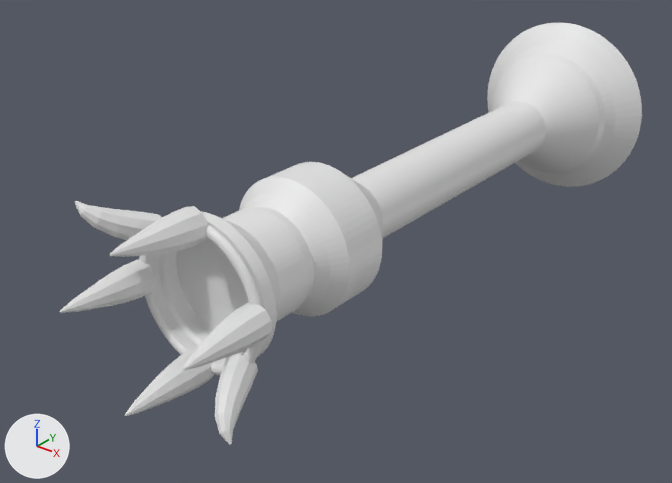
Two versions of the OBJ model landstalker/data/proxies/brazier_59_1.obj, one commit apart.
One viewpoint serves both versions: a camera (50 mm lens) standing at (515.5, -109.6, 488.4) and looking at (469.7, -52.5, 453.0). Every picture has the same lights, and +X, +Y and +Z are marked at lower left. The picture after the commit comes second. Where no turn or scale is listed for an object, it has been applied to the vertices.

The first picture shows 'brazier_59_1'.
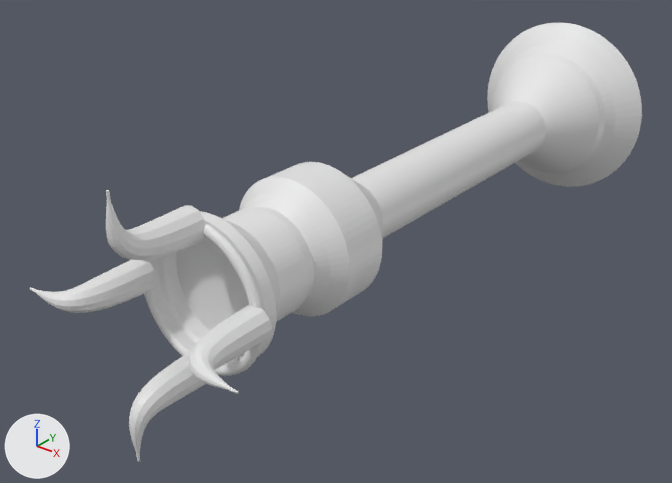
What differs and where, as boxes [x1, y1, x2, y2] in the pictures (672 x 483 px):
```json
{"object": "brazier_59_1", "change": "reshaped", "before": [60, 22, 642, 445], "after": [30, 22, 642, 462]}
{"part": 1, "of": "me_brazier_59_1", "change": "rebuilt", "before": [182, 303, 272, 370], "after": [189, 305, 272, 394], "on screen": "8% narrower, 32% taller"}
{"part": 2, "of": "me_brazier_59_1", "change": "rebuilt", "before": [60, 260, 157, 313], "after": [30, 260, 157, 313], "on screen": "31% wider"}
{"part": 3, "of": "me_brazier_59_1", "change": "rebuilt", "before": [125, 348, 214, 416], "after": [129, 352, 206, 462]}
{"part": 4, "of": "me_brazier_59_1", "change": "deleted", "before": [215, 355, 258, 445]}
{"part": 5, "of": "me_brazier_59_1", "change": "reshaped", "before": [74, 201, 208, 257], "after": [106, 190, 205, 260]}
```

Edits to the scene script, one JSON object a line:
```json
{"block": "me_brazier_59_1", "where": "# used by ob_brazier_59_1; location = (0.0, 0.0, 0.0)"}
{"op": "remove", "block": "me_brazier_59_1", "code": "me_brazier_59_1.from_pydata(...)  # 2654 vertices, 2764 faces; spans x 463.8..482.2, y -78.7..-16.0, z 447.8..466.2"}
{"op": "add", "block": "me_brazier_59_1", "code": "me_brazier_59_1.from_pydata(...)  # 3066 vertices, 3168 faces; spans x 463.0..483.0, y -78.5..-16.0, z 447.0..467.0"}
{"block": "me_brazier_59_1", "change": "me_brazier_59_1 part 1: the loose piece of 72 vertices spanning x 477.3..479.8, y -78.7..-71.7, z 455.9..458.5 is rebuilt with 206 vertices and now spans x 477.2..483.0, y -78.5..-71.7, z 455.7..458.3"}
{"block": "me_brazier_59_1", "change": "me_brazier_59_1 part 2: the loose piece of 72 vertices spanning x 466.2..468.7, y -78.7..-71.7, z 455.5..458.1 is rebuilt with 206 vertices and now spans x 463.0..468.8, y -78.5..-71.7, z 455.7..458.3"}
{"block": "me_brazier_59_1", "change": "me_brazier_59_1 part 3: the loose piece of 72 vertices spanning x 471.6..474.0, y -78.7..-71.7, z 450.1..452.8 is rebuilt with 206 vertices and now spans x 471.7..474.3, y -78.5..-71.7, z 447.0..452.8"}
{"block": "me_brazier_59_1", "change": "me_brazier_59_1 part 4: the loose piece of 62 vertices spanning x 475.9..479.8, y -76.1..-71.1, z 450.2..454.1 is deleted"}
{"block": "me_brazier_59_1", "change": "me_brazier_59_1 part 5"}
{"block": "me_brazier_59_1", "change": "73 vertices are removed from x 469.1..474.4, y -78.7..-71.7, z 460.9..463.9"}
{"block": "me_brazier_59_1", "change": "96 faces are deleted"}
{"block": "me_brazier_59_1", "change": "61 vertices move from x 466.2..470.1, y -76.1..-71.1, z 459.9..463.8 to x 472.4..473.6, y -78.5..-77.5, z 463.9..467.0"}
{"block": "me_brazier_59_1", "change": "130 vertices are added at x 471.7..474.3, y -78.4..-71.7, z 461.2..467.0"}
{"block": "me_brazier_59_1", "change": "8 new vertices lie (0.0, 1.1, 0.0) away from vertices in x 471.9..474.1, y -72.8, z 461.4..463.7"}
{"block": "me_brazier_59_1", "change": "7 new vertices lie (0.0, 0.7, 0.0) away from vertices in x 471.8..474.2, y -75.3..-75.2, z 462.6..463.8"}
{"block": "me_brazier_59_1", "change": "162 new faces join them"}
```
